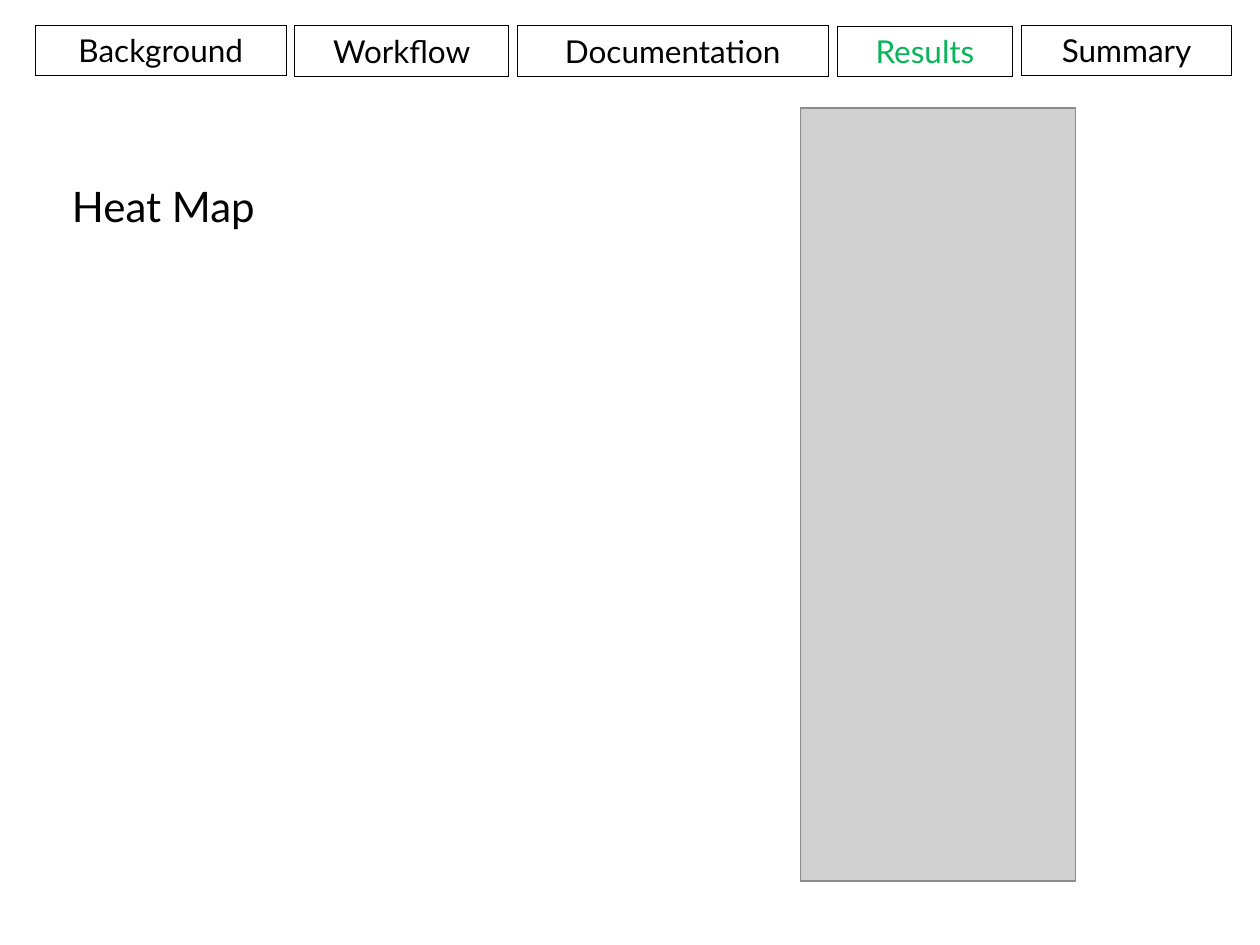
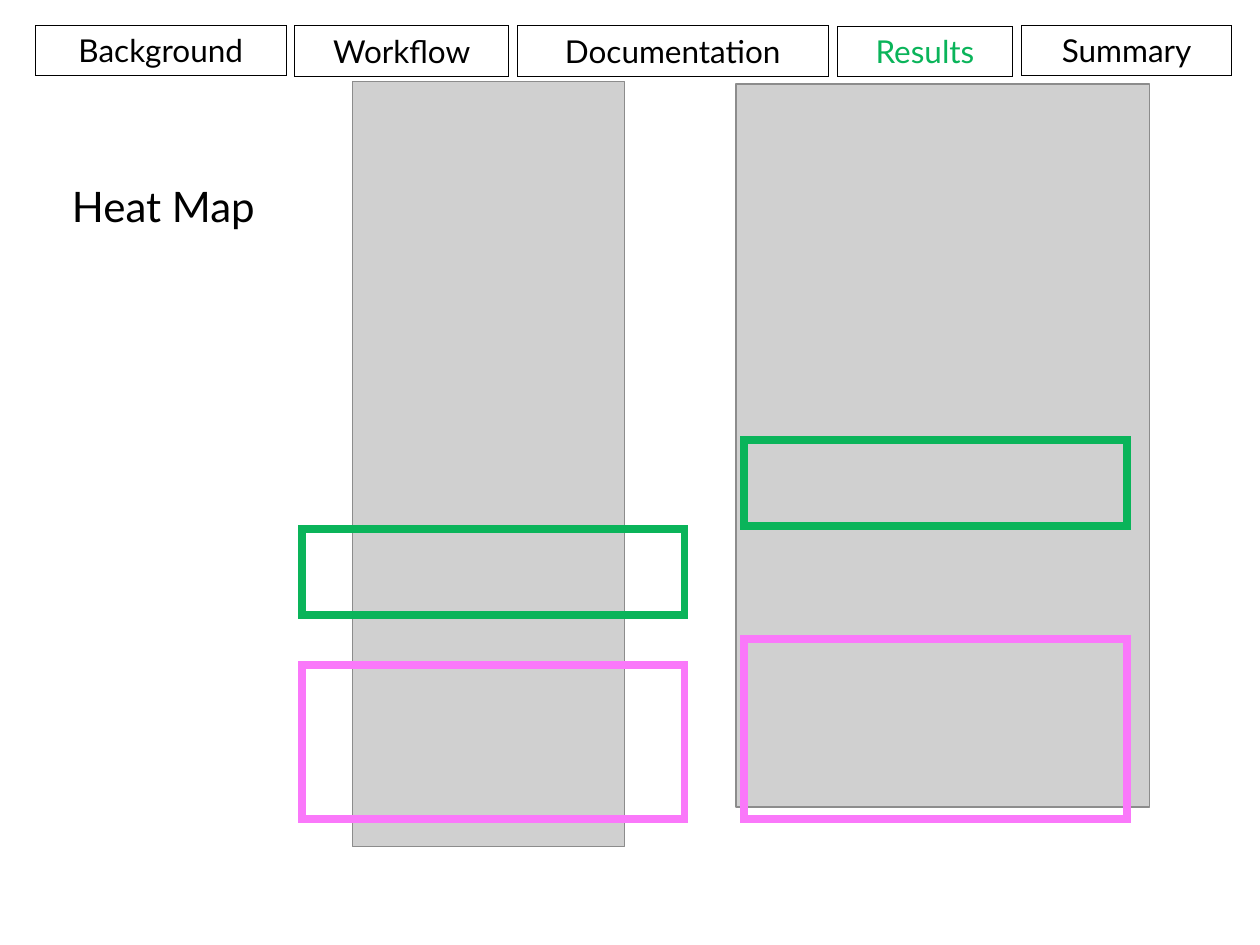
Before and after one commit to aweeger/BCB546X_FinalGroup, a slide deck: slide 23 of Presentation.pptx (slide 24 before the commit). Drawn at 1260x945 pixels with LibreOffice and Linux fonts; fonts in the diff are those of the drawing; grey boxes stand for pictures. Boxes give left, top, right and bottom in pixels: in the first picture for what was removed or moved away, otherwise in the second. Text is boxed around its words. In the diff, an @@ line names an element or a change of style, - is before the commit and + after.

```diff
--- a/Presentation.pptx
+++ b/Presentation.pptx
@@ picture: place and size @@
-picture at [800, 108, 1076, 882]
+picture at [352, 82, 624, 847]
@@ picture added at [736, 84, 1149, 808] @@
@@ rectangle added at [745, 441, 1126, 527], outline #0AB45A 4.5 pt @@
@@ rectangle added at [302, 529, 684, 615], outline #0AB45A 4.5 pt @@
@@ rectangle added at [745, 639, 1126, 819], outline #FA78FA 4.5 pt @@
@@ rectangle added at [302, 665, 684, 819], outline #FA78FA 4.5 pt @@
```
Also in this commit, not shown: 21 other slides changed, 1 slide added, 4 slides removed, 2 other files.
